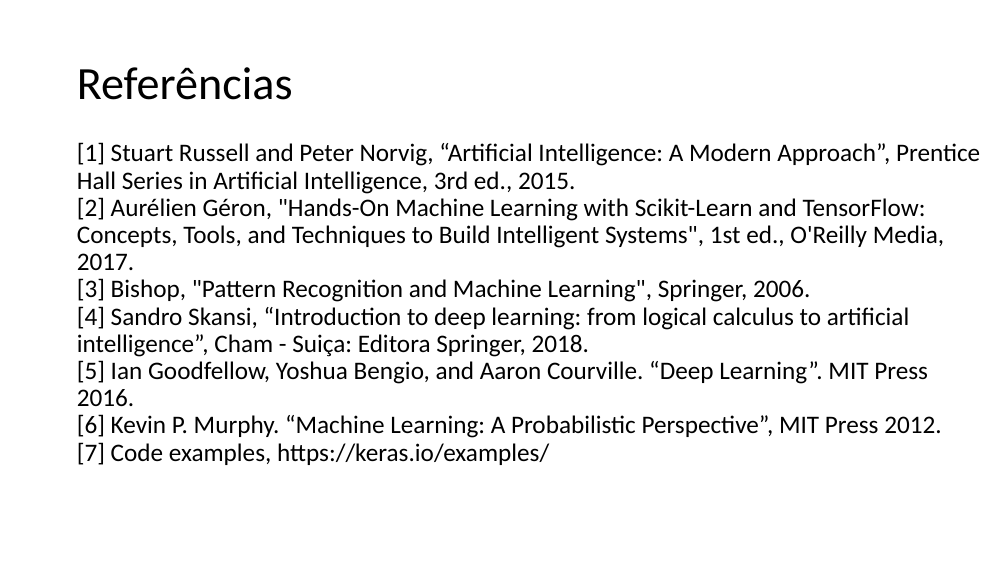
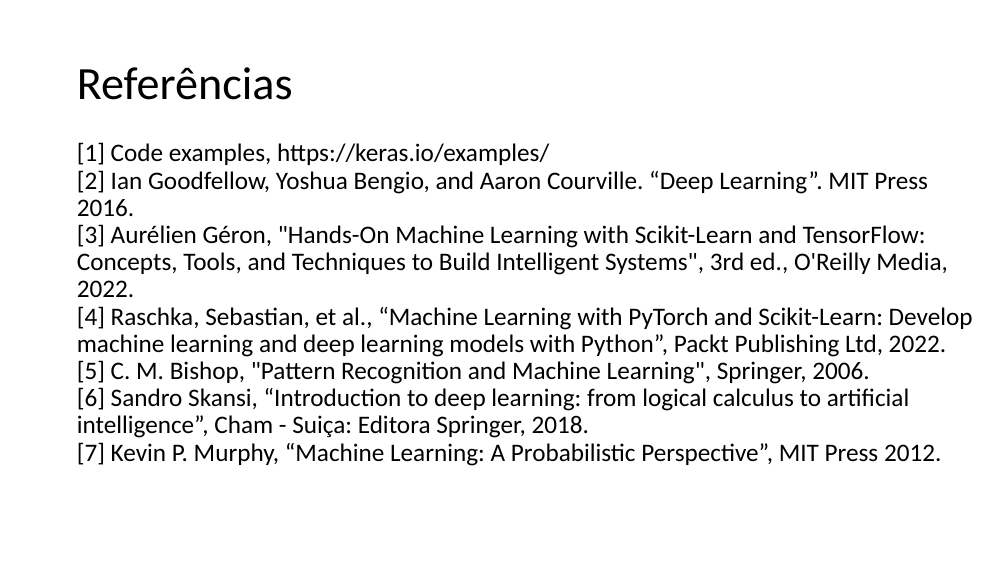
Before and after one commit to zz4fap/tp558-adv-ml, a slide deck: slide 9 of slides/TP558_1_Introdução_ao_curso.pptx (slide 8 before the commit). Drawn at 1008x567 pixels with LibreOffice and Linux fonts; fonts in the diff are those of the drawing. Boxes give left, top, right and bottom in pixels: in the first picture for what was removed or moved away, otherwise in the second. Text is boxed around its words. In the diff, an @@ line names an element or a change of style, - is before the commit and + after.

Commit message:
update of slides

```diff
--- a/slides/TP558_1_Introdução_ao_curso.pptx
+++ b/slides/TP558_1_Introdução_ao_curso.pptx
@@ text at (77,142,973,466): text changed @@
-[1] Stuart Russell and Peter Norvig, “Artificial Intelligence: A Modern Approach”, Prentice Hall Series in Artificial Intelligence, 3rd ed., 2015.
-[2] Aurélien Géron, "Hands-On Machine Learning with Scikit-Learn and TensorFlow: Concepts, Tools, and Techniques to Build Intelligent Systems", 1st ed., O'Reilly Media, 2017.
-[3] Bishop, "Pattern Recognition and Machine Learning", Springer, 2006.
-[4] Sandro Skansi, “Introduction to deep learning: from logical calculus to artificial intelligence”, Cham - Suiça: Editora Springer, 2018.
-[5] Ian Goodfellow, Yoshua Bengio, and Aaron Courville. “Deep Learning”. MIT Press 2016.
-[6] Kevin P. Murphy. “Machine Learning: A Probabilistic Perspective”, MIT Press 2012.
-[7] Code examples, https://keras.io/examples/
+[1] Code examples, https://keras.io/examples/
+[2] Ian Goodfellow, Yoshua Bengio, and Aaron Courville. “Deep Learning”. MIT Press 2016.
+[3] Aurélien Géron, "Hands-On Machine Learning with Scikit-Learn and TensorFlow: Concepts, Tools, and Techniques to Build Intelligent Systems", 3rd ed., O'Reilly Media, 2022.
+[4] Raschka, Sebastian, et al., “Machine Learning with PyTorch and Scikit-Learn: Develop machine learning and deep learning models with Python”, Packt Publishing Ltd, 2022.
+[5] C. M. Bishop, "Pattern Recognition and Machine Learning", Springer, 2006.
+[6] Sandro Skansi, “Introduction to deep learning: from logical calculus to artificial intelligence”, Cham - Suiça: Editora Springer, 2018.
+[7] Kevin P. Murphy, “Machine Learning: A Probabilistic Perspective”, MIT Press 2012.
```
Also in this commit, not shown: 4 other slides changed, 1 slide added, 1 slide removed, 2 other files.
